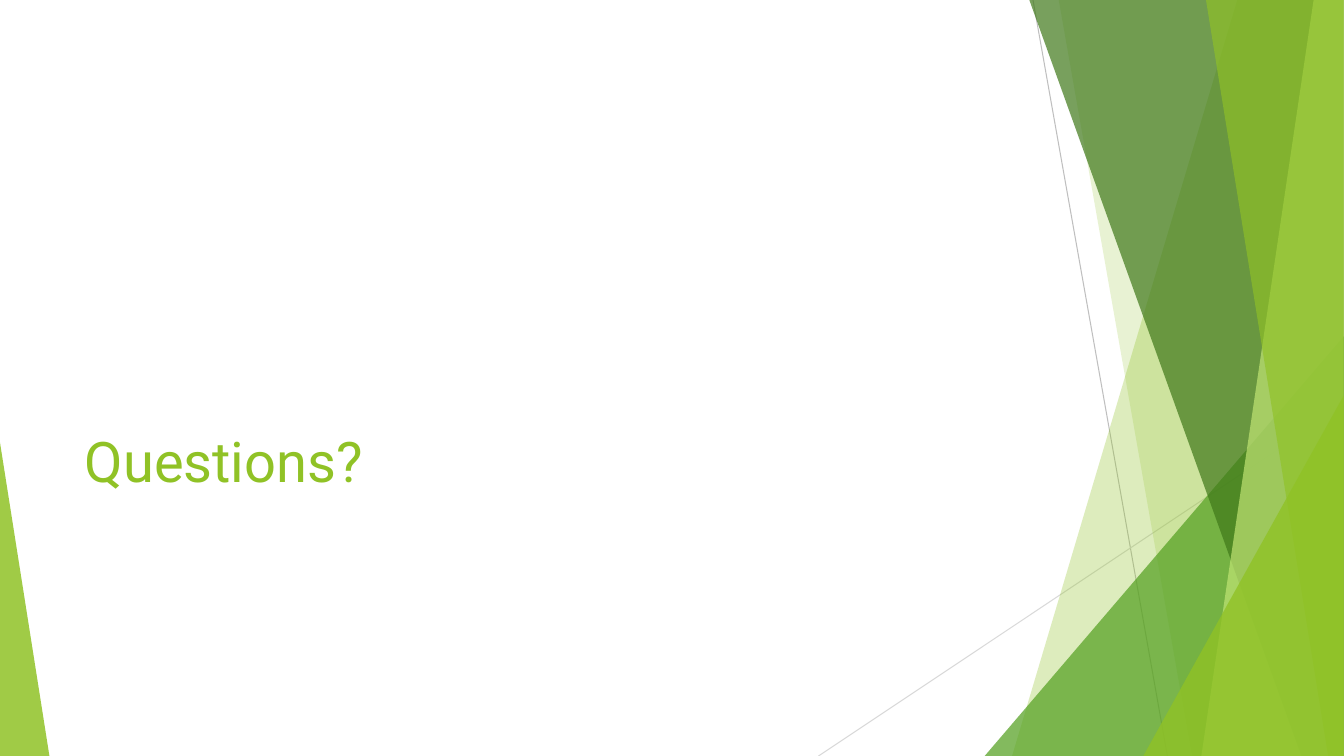
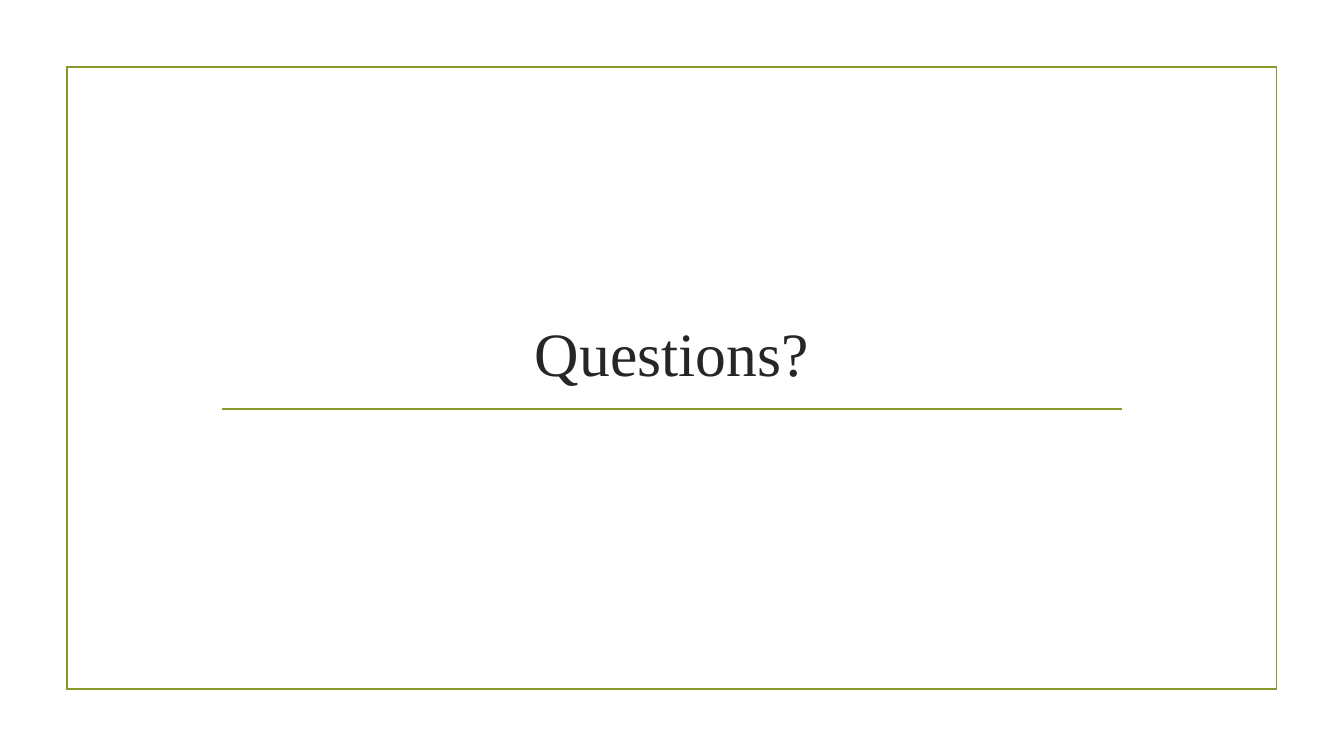
Before and after one commit to vdenys93/scrabble, a slide deck: slide 10 of TechWise_Team_4_-_Project_1_Presentation.pptx. Drawn at 1344x756 pixels with LibreOffice and Linux fonts; fonts in the diff are those of the drawing; background and template pictures are left out. Boxes give left, top, right and bottom in pixels: in the first picture for what was removed or moved away, otherwise in the second. Text is boxed around its words. In the diff, an @@ line names an element or a change of style, - is before the commit and + after.

```diff
--- a/TechWise_Team_4_-_Project_1_Presentation.pptx
+++ b/TechWise_Team_4_-_Project_1_Presentation.pptx
@@ rectangle added at (67,68,1276,690), outline #83992A 1.25 pt @@
@@ title "Questions?": place and size @@
-title "Questions?" at (85,441,363,489)
+title "Questions?" at (535,335,809,386)
@@ title "Questions?" at (535,335,809,386): size 40 to 44 pt, font Roboto to Times New Roman, text colour #90C226 to #262626; alignment left to centre @@
@@ line added from (222, 409) to (1122, 409), #83992A 1.25 pt @@
@@ group removed at (0,0,1344,756): 5 freeform shapes, 3 triangles, 2 lines @@
```
Also in this commit, not shown: 7 other slides changed, 2 slides added, 2 slides removed.
